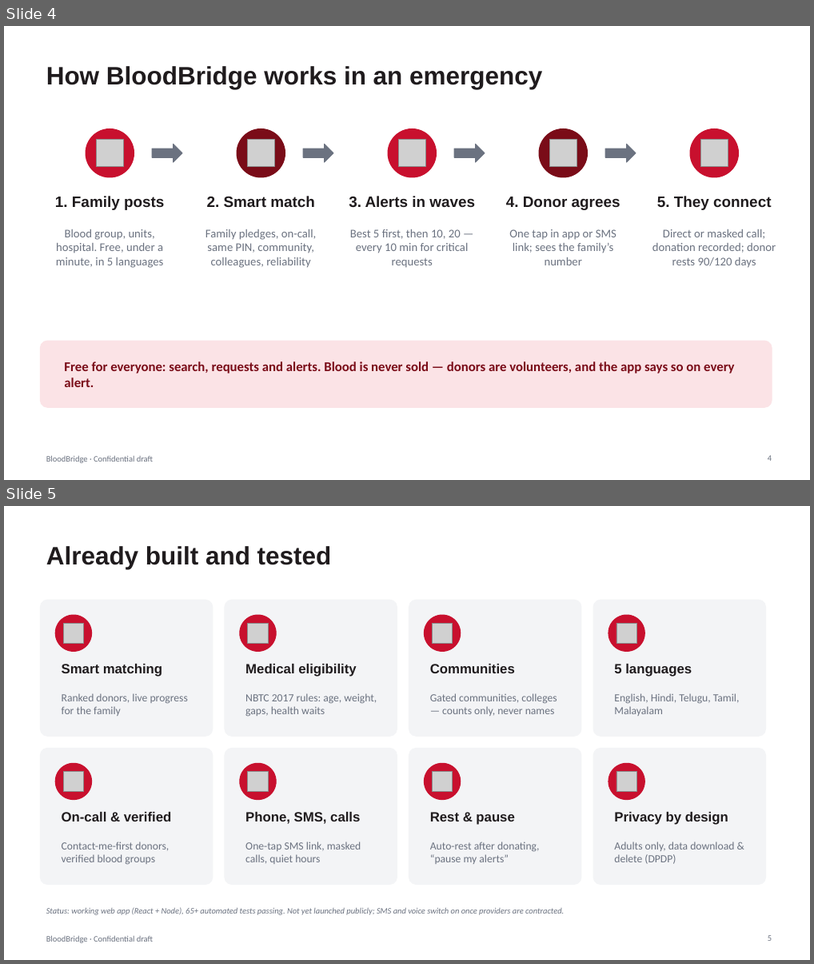
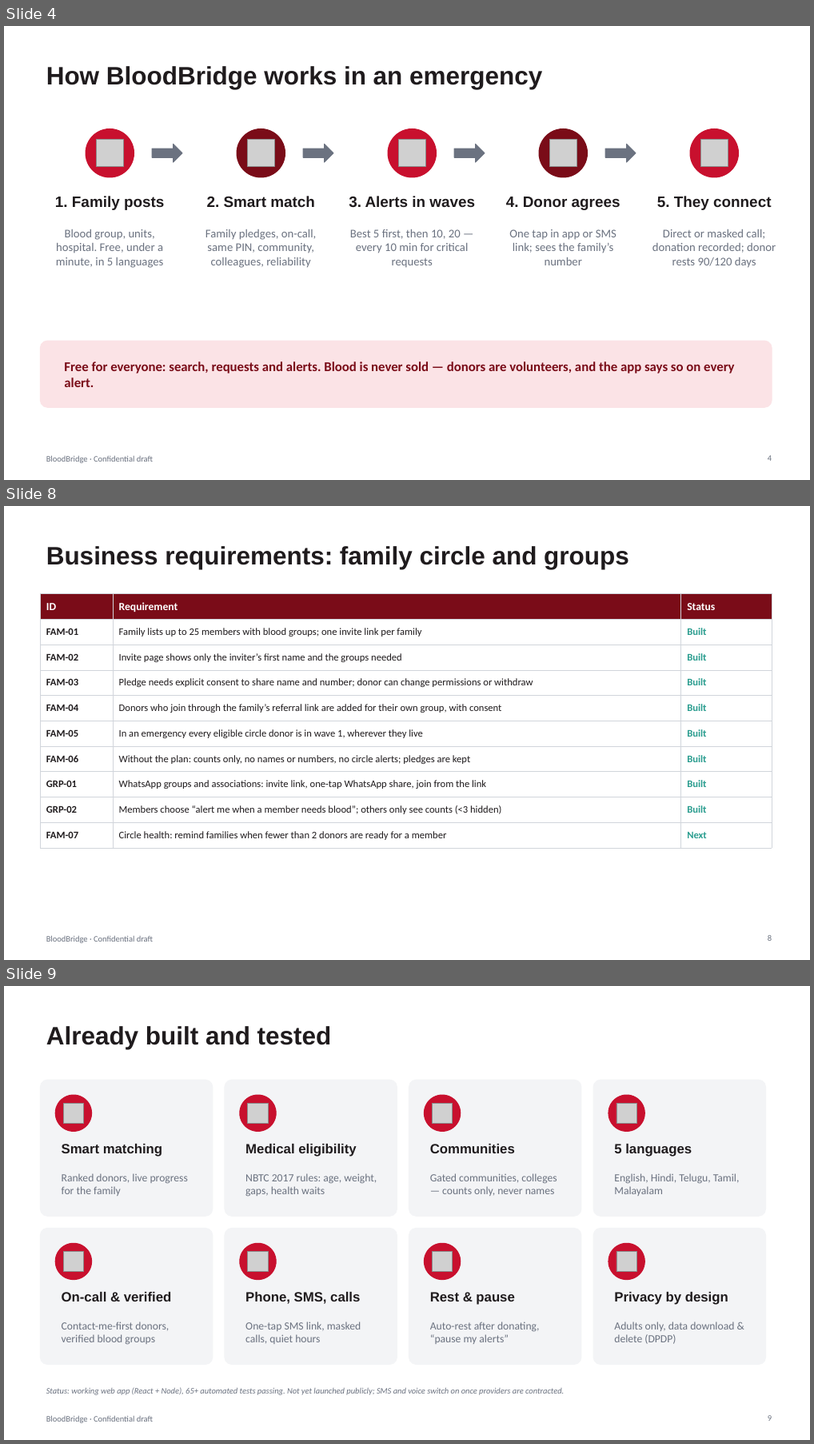
Before and after one commit to vijaygajjarapu/BloodBridge, a slide deck: docs/BloodBridge_Investor_Pitch_BRD.pptx. Shown one above the other, each under a label of ours: slides 4 and 5 before the commit, slides 4, 8 and 9 after it; the slides between them are not shown. The pictures are 814x964 and 814x1444 pixels, drawn with LibreOffice and Linux fonts; fonts in the diff are those of the drawing; grey boxes stand for pictures. Boxes give left, top, right and bottom in pixels: in the first picture for what was removed or moved away, otherwise in the second. Text is boxed around its words. In the diff, an @@ line names an element or a change of style, - is before the commit and + after.

```diff
--- a/docs/BloodBridge_Investor_Pitch_BRD.pptx
+++ b/docs/BloodBridge_Investor_Pitch_BRD.pptx
@@ slide 8 added at [4,506,810,960], background #FFFFFF; not listed: 1 template element that a slide beside it also shows @@
@@ title added at [46,546,630,569], 30 pt, text #1F1B1D, bold @@
+Business requirements: family circle and groups
@@ table added at [40,594,772,843], 10 rows, 3 columns @@
+ID | Requirement | Status
+FAM-01 | Family lists up to 25 members with blood groups; one invite link per family | Built
+FAM-02 | Invite page shows only the inviter’s first name and the groups needed | Built
+FAM-03 | Pledge needs explicit consent to share name and number; donor can change permissions or withdraw | Built
+FAM-04 | Donors who join through the family’s referral link are added for their own group, with consent | Built
+FAM-05 | In an emergency every eligible circle donor is in wave 1, wherever they live | Built
+FAM-06 | Without the plan: counts only, no names or numbers, no circle alerts; pledges are kept | Built
+GRP-01 | WhatsApp groups and associations: invite link, one-tap WhatsApp share, join from the link | Built
+GRP-02 | Members choose “alert me when a member needs blood”; others only see counts (<3 hidden) | Built
+FAM-07 | Circle health: remind families when fewer than 2 donors are ready for a member | Next
@@ page number added at [768,935,772,940], 10 pt, text #6B7280 @@
+8
@@ what was slide 5 is now slide 9 @@
```
Also in this commit, not shown: 4 slides changed, 6 other slides added, 25 other files.
